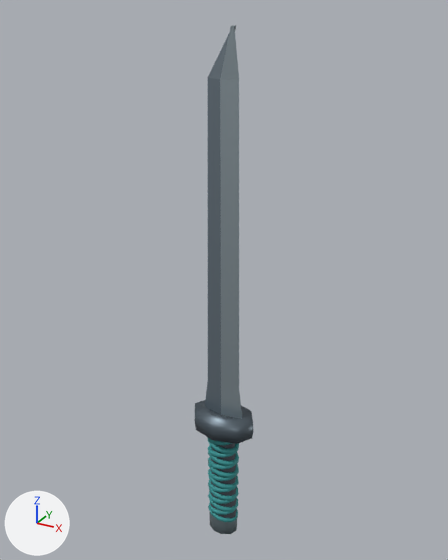
Before and after pictures for a commit that changed the glTF model App/Resources/DuelCharacters/DuelWeaponL_sunDeng.glb.
Rendered twice from a 50 mm camera at (0.352, -0.639, 0.623) aimed at (-0.009, 0.019, 0.294). Arrows for +X, +Y and +Z are at lower left; the lights stay in place. The older version comes first. Vertices at exactly the same position are counted once.

Objects in the first picture: 'SunDeng_Ninjato_L'.
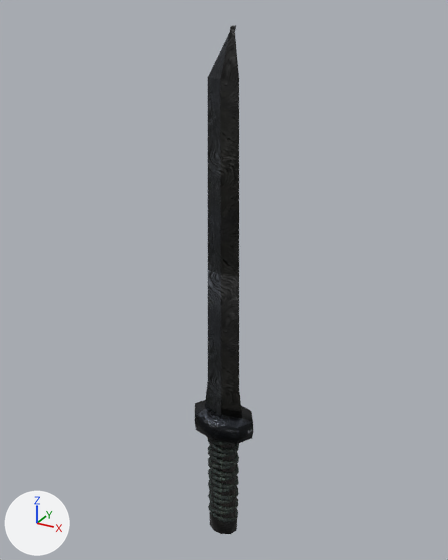
Changed parts and their boxes (x1, y1, x2, y2) in the pictures (448 x 560 px):
part 1 of me_ninjato_l___straight_blade, recoloured (greyish blue to black): (205, 25, 236, 415) in both
part 2 of me_ninjato_l___straight_blade, recoloured (light grey to black): (220, 26, 242, 419) in both
part 3 of me_ninjato_l___straight_blade, recoloured (darker): (209, 409, 237, 518) in both
part 4 of me_ninjato_l___straight_blade, recoloured (greyish blue to black): (195, 400, 253, 444) in both
part 5 of me_ninjato_l___straight_blade, recoloured (greyish cyan to black): (209, 512, 237, 534) in both
part 6 of me_ninjato_l___straight_blade, recoloured (cyan to black): (207, 437, 239, 522) in both

Diff of the bpy script that builds the scene:
```diff
--- a/App/Resources/DuelCharacters/DuelWeaponL_sunDeng.glb.py
+++ b/App/Resources/DuelCharacters/DuelWeaponL_sunDeng.glb.py
@@ img_dark_wood_albedo @@
+img_dark_wood_albedo = load_image('dark_wood_albedo', '_unpacked/dark_wood_albedo', 512, 512, 'sRGB')
@@ img_dark_wood_normal @@
+img_dark_wood_normal = load_image('dark_wood_normal', '_unpacked/dark_wood_normal', 512, 512, 'Non-Color')
@@ img_steel_normal @@
+img_steel_normal = load_image('steel_normal', '_unpacked/steel_normal', 512, 512, 'Non-Color')
@@ img_steel_albedo @@
+img_steel_albedo = load_image('steel_albedo', '_unpacked/steel_albedo', 512, 512, 'sRGB')
@@ img_steel_orm @@
+img_steel_orm = load_image('steel_orm', '_unpacked/steel_orm', 512, 512, 'Non-Color')
@@ mat_blade_darkbraid @@
+mat_blade_darkbraid = bpy.data.materials.new('Blade_DarkBraid')
+# colours: greyish blue #8690a2
+# uses the picture img_dark_wood_albedo
+# uses the picture img_dark_wood_normal
@@ mat_blade_tealbraid @@
+mat_blade_tealbraid = bpy.data.materials.new('Blade_TealBraid')
+# colours: cyan #8bc5d1
+# uses the picture img_dark_wood_albedo
+# uses the picture img_dark_wood_normal
@@ mat_blade_silveredge @@
+mat_blade_silveredge = bpy.data.materials.new('Blade_SilverEdge')
+# uses the picture img_steel_albedo
+# uses the picture img_steel_normal
@@ mat_blade_darksteelguard @@
+mat_blade_darksteelguard = bpy.data.materials.new('Blade_DarkSteelGuard')
+# colours: grey #99a2b1
+# uses the picture img_steel_albedo
+# uses the picture img_steel_normal
@@ mat_blade_damascus @@
+mat_blade_damascus = bpy.data.materials.new('Blade_Damascus')
+# colours: pale blue #ced7e5
+# uses the picture img_steel_albedo
+# uses the picture img_steel_normal
+# uses the picture img_steel_orm
@@ me_ninjato_l___straight_blade @@
 me_ninjato_l___straight_blade.from_pydata(...)  # 1584 vertices, 3120 faces; spans x -0.048..0.048, y -0.032..0.032, z -0.115..0.605
 # used by ob_sundeng_ninjato_l; location = (0.0, 0.0, 0.0)
+# me_ninjato_l___straight_blade part 1: all 14 faces that had it switch from mat_smoky_blade_steel (greyish blue #84939e) to mat_blade_damascus
+# me_ninjato_l___straight_blade part 2: all 14 faces that had it switch from mat_hardened_silver_edge (light grey #b3c2ca) to mat_blade_silveredge
+# me_ninjato_l___straight_blade part 3: all 92 faces that had it switch from mat_burnished_black_indigo_leather (greyish blue #4e545d) to mat_blade_darkbraid
+# me_ninjato_l___straight_blade part 4: all 44 faces that had it switch from mat_blue_black_steel (greyish blue #616e77) to mat_blade_darksteelguard
+# me_ninjato_l___straight_blade part 5: all 76 faces that had it switch from mat_cold_forged_edges (greyish cyan #8699a0) to mat_blade_silveredge
+# me_ninjato_l___straight_blade part 6: all 2880 faces that had it switch from mat_faded_glacial_teal_braid (cyan #329090) to mat_blade_tealbraid
```
